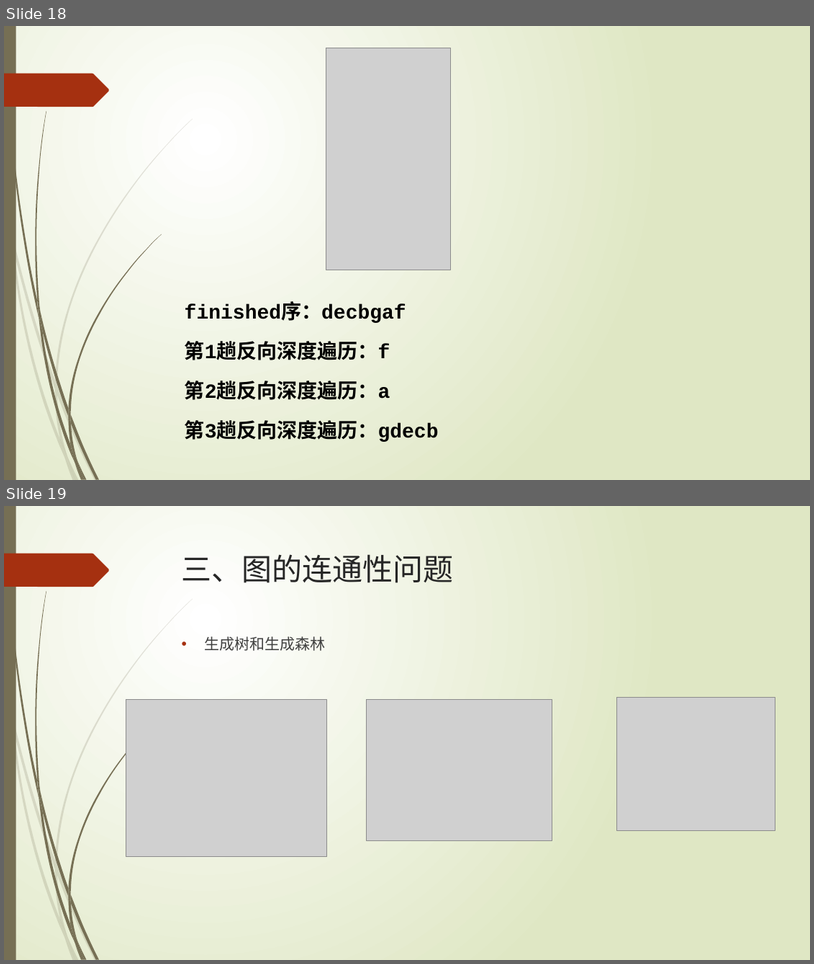
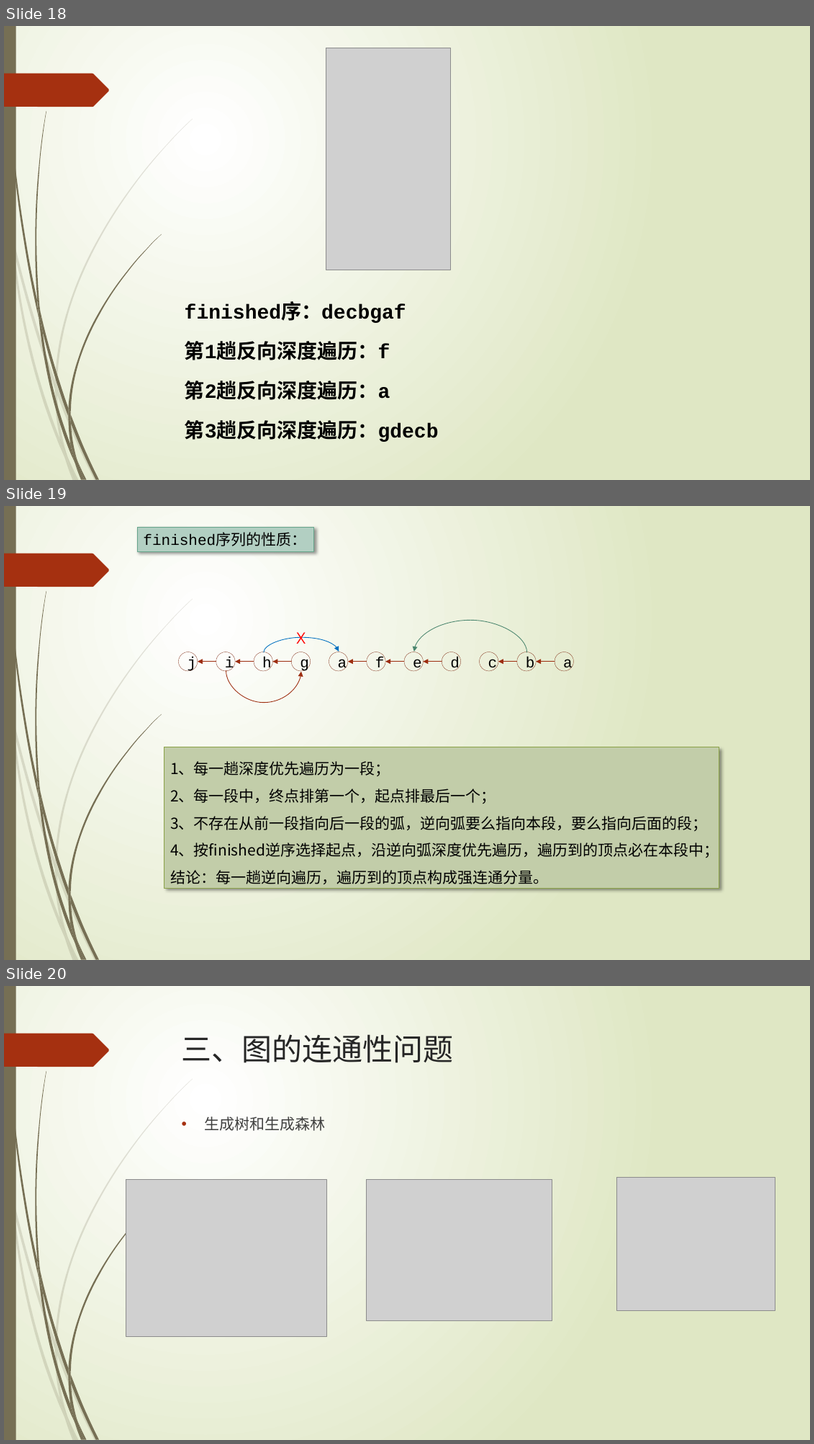
Before and after one commit to TeacherPeng/Datastruct, a slide deck: 教案/第07章 图.pptx. Shown one above the other, each under a label of ours: slides 18 and 19 before the commit, slides 18, 19 and 20 after it. The pictures are 814x964 and 814x1444 pixels, drawn with LibreOffice and Linux fonts; fonts in the diff are those of the drawing; grey boxes stand for pictures. Boxes give left, top, right and bottom in pixels: in the first picture for what was removed or moved away, otherwise in the second. Text is boxed around its words. In the diff, an @@ line names an element or a change of style, - is before the commit and + after.

Commit message:
更新图中强连通分量部分的内容。

```diff
--- a/教案/第07章 图.pptx
+++ b/教案/第07章 图.pptx
@@ slide 19 added at [4, 506, 810, 960], background gradient #FFFFFF to #DFE8C4; not listed: 24 template elements that a slide beside it also shows @@
@@ rectangle added at [137, 527, 314, 551], fill #B3CFC2, outline #65A48B 0.75 pt, 18 pt, text #000000 @@
+finished序列的性质：
@@ text added at [296, 632, 306, 644], 18 pt, text #FF0000 @@
+X
@@ curved arrow added from (527, 652) to (414, 651), #4B866E 0.75 pt @@
@@ curved arrow added from (264, 652) to (339, 651), #0070C0 0.75 pt @@
@@ curved arrow added from (226, 671) to (301, 671), #9E2E0F 0.75 pt @@
@@ group added at [179, 651, 574, 671]: 11 ellipses, 8 arrows @@
+j
+i
+h
+g
+a
+f
+e
+d
+c
+b
+a
@@ rectangle added at [165, 747, 720, 888], fill #C2CEA9, outline #8BA249 0.75 pt, 18 pt, text #000000 @@
+1、每一趟深度优先遍历为一段；
+2、每一段中，终点排第一个，起点排最后一个；
+3、不存在从前一段指向后一段的弧，逆向弧要么指向本段，要么指向后面的段；
+4、按finished逆序选择起点，沿逆向弧深度优先遍历，遍历到的顶点必在本段中；
+结论：每一趟逆向遍历，遍历到的顶点构成强连通分量。
@@ what was slide 19 is now slide 20 @@
```
Also in this commit, not shown: 4 slides changed, 1 other file.
